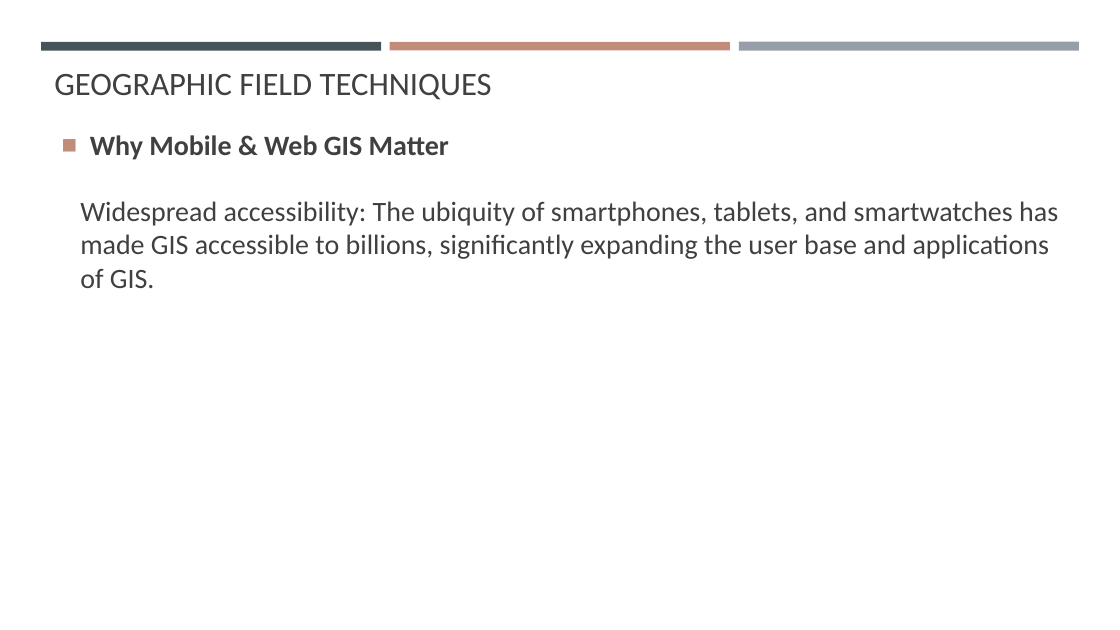
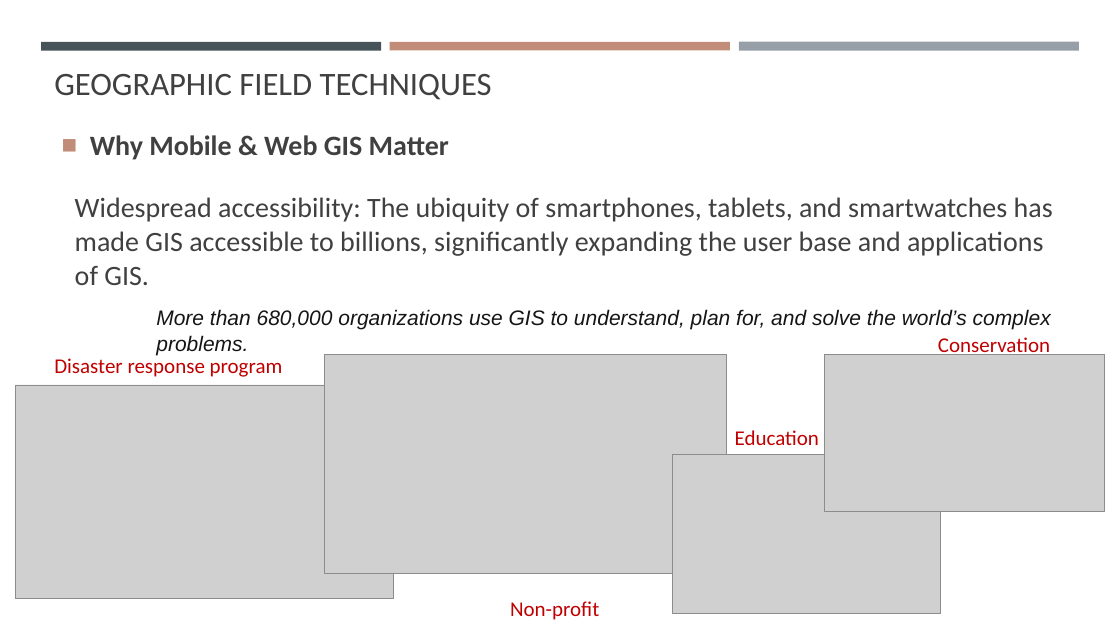
Before and after one commit to gisynw/Field_Techniques, a slide deck: slide 6 of docs/Lectures/Week02/Week02_Intro_To_Field_Technologies.pptx. Drawn at 1120x630 pixels with LibreOffice and Linux fonts; fonts in the diff are those of the drawing; grey boxes stand for pictures. Boxes give left, top, right and bottom in pixels: in the first picture for what was removed or moved away, otherwise in the second. Text is boxed around its words. In the diff, an @@ line names an element or a change of style, - is before the commit and + after.

```diff
--- a/docs/Lectures/Week02/Week02_Intro_To_Field_Technologies.pptx
+++ b/docs/Lectures/Week02/Week02_Intro_To_Field_Technologies.pptx
@@ text "Widespread accessibility: The ubiquity of ...": place and size @@
-text "Widespread accessibility: The ubiquity of ..." at (80, 201, 1058, 288)
+text "Widespread accessibility: The ubiquity of ..." at (75, 197, 1053, 285)
@@ text added at (156, 309, 1051, 330), 18 pt, text #151515, italic @@
+More than 680,000 organizations use GIS to understand, plan for, and solve the world’s complex problems.
@@ text added at (54, 355, 283, 377), 18 pt, text #C00000 @@
+Disaster response program
@@ picture added at (325, 355, 727, 574) @@
@@ picture added at (824, 355, 1105, 512) @@
@@ text added at (938, 337, 1050, 358), 18 pt, text #C00000 @@
+Conservation
@@ picture added at (15, 385, 393, 599) @@
@@ text added at (735, 430, 819, 445), 18 pt, text #C00000 @@
+Education
@@ picture added at (673, 455, 941, 613) @@
@@ text added at (510, 601, 599, 620), 18 pt, text #C00000 @@
+Non-profit
```
Also in this commit, not shown: 11 other slides changed, 6 slides added, 3 slides removed.
